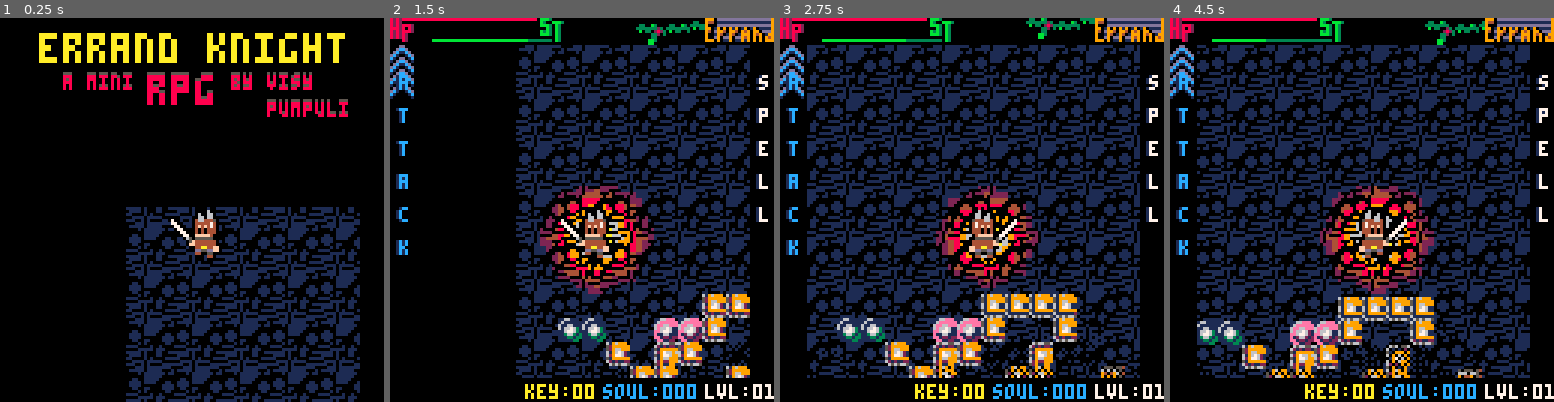
Above: before the commit, frames 1-4 (left to right).
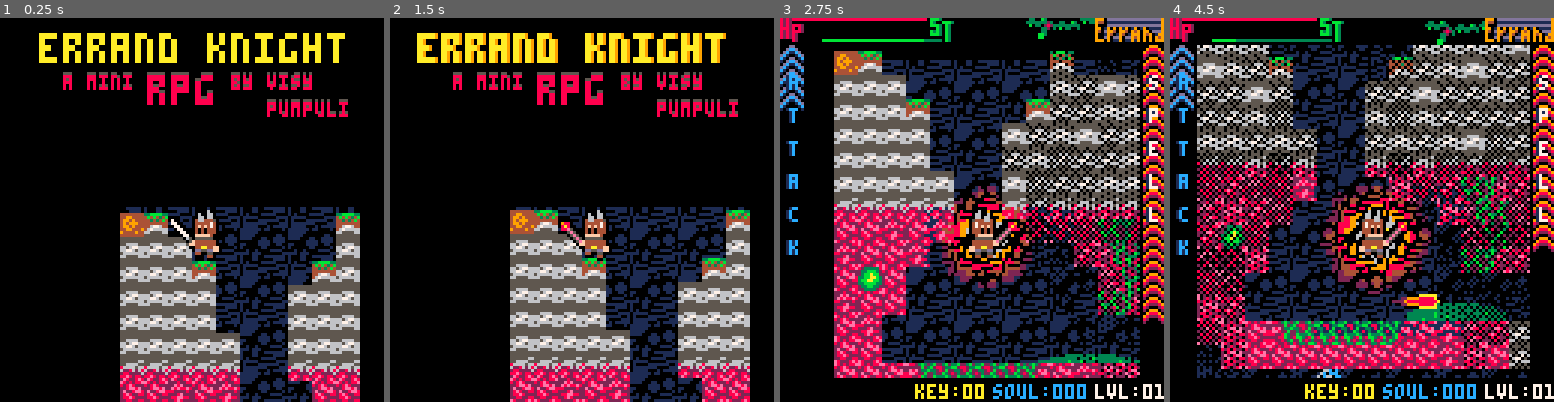
Above: after the commit, the same moments.

Repository: visy/errandknight
Game: PICO-8 cartridge knight.p8
Same seed, same stepped clock (60 frames per second), same inputs: the game is played once before the commit and once after it.
Inputs:
- Up to frame 1 (0.25 s): no input
- Up to frame 2 (1.5 s): tap X (X key) at 0.33, 1.07 s; tap O (Z key) at 0.7 s
- Up to frame 3 (2.75 s): hold Right 1.6-2.1 s; tap O (Z key) at 1.7, 2.1, 2.5 s; tap X (X key) at 1.85 s; hold Up 2.15-2.42 s; hold Right from 2.47 s (still down)
- Up to frame 4 (4.5 s): tap O (Z key) every 0.4 s from 2.9 to 4.1 s; tap X (X key) at 2.97, 4.08 s; release Right at 3.03 s; hold Left 3.08-3.58 s; hold Down 3.63-3.97 s; hold Right from 4.02 s (still down)

The runs differ from the first frame. In frame 1, 19% of the frame differs, in the area x 31-94%, y 50-100%; in frame 2, 48%; in frame 3, 59%, in the area x 0-100%, y 5-94%; in frame 4, 56%.

Commit message:
fix map inti

Diff:
--- a/knight.p8
+++ b/knight.p8
@@ -125,7 +125,7 @@
 
 function initmap()
   -- copy map to 0x8000
-  --memcpy(0x8000,0x2000,8192)
+  memcpy(0x8000,0x2000,8192)
 
   offs = 0
   xo=0
